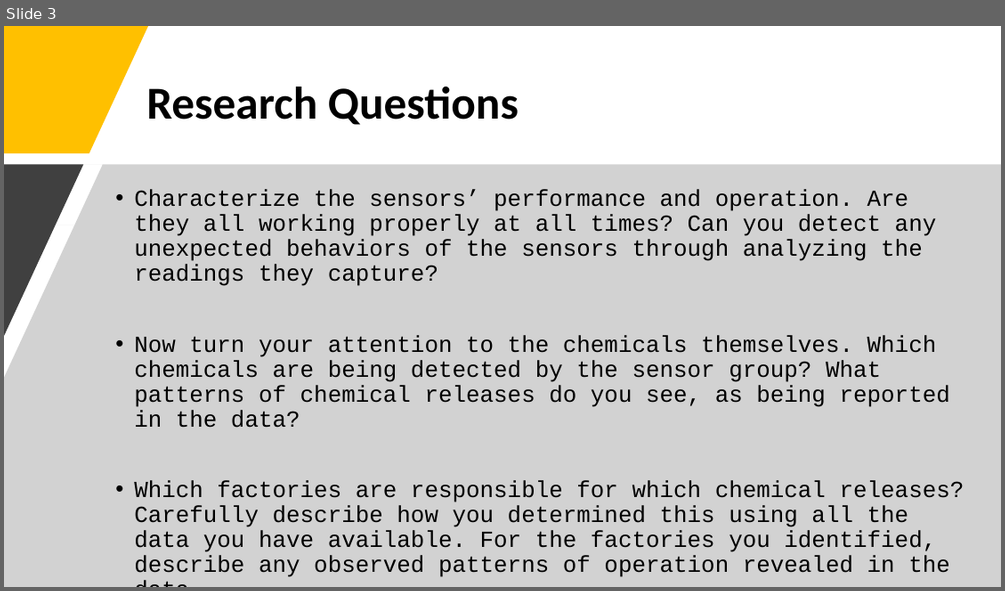
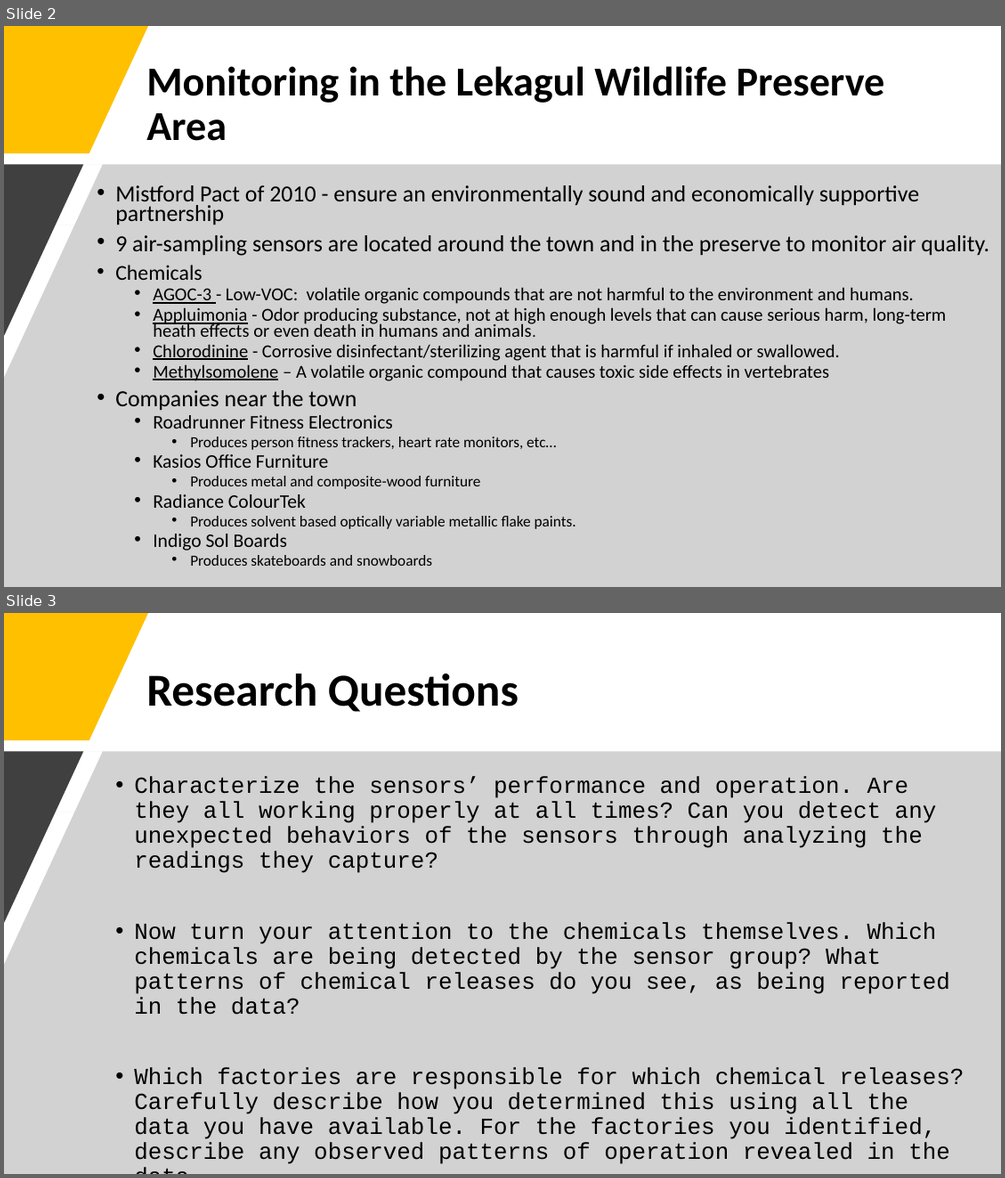
Before and after one commit to j-tice/capstone_final, a slide deck: Capstone Final Project Presentation.pptx. Shown one above the other, each under a label of ours: slide 3 before the commit, slides 2 and 3 after it. The pictures are 1005x591 and 1005x1178 pixels, drawn with LibreOffice and Linux fonts; fonts in the diff are those of the drawing. Boxes give left, top, right and bottom in pixels: in the first picture for what was removed or moved away, otherwise in the second. Text is boxed around its words. In the diff, an @@ line names an element or a change of style, - is before the commit and + after.

```diff
--- a/Capstone Final Project Presentation.pptx
+++ b/Capstone Final Project Presentation.pptx
@@ slide 2 added at [4, 26, 1001, 587], background #FFFFFF @@
@@ freeform shape added at [4, 26, 148, 153], fill #FFC000 @@
@@ title added at [146, 66, 885, 141], 39.6 pt, text #000000, bold @@
+Monitoring in the Lekagul Wildlife Preserve Area
@@ freeform shape added at [4, 164, 1001, 587], fill #A6A6A6 at 50% opacity @@
@@ freeform shape added at [4, 164, 83, 336], fill #404040 @@
@@ text added at [115, 185, 989, 565], 17.6 pt, text #000000 @@
+• Mistford Pact of 2010 - ensure an environmentally sound and economically supportive partnership
+• 9 air-sampling sensors are located around the town and in the preserve to monitor air quality.
+• Chemicals
+  • AGOC-3 - Low-VOC: volatile organic compounds that are not harmful to the environment and humans.
+  • Appluimonia - Odor producing substance, not at high enough levels that can cause serious harm, long-term heath effects or even death in humans and animals.
+  • Chlorodinine - Corrosive disinfectant/sterilizing agent that is harmful if inhaled or swallowed.
+  • Methylsomolene – A volatile organic compound that causes toxic side effects in vertebrates
+• Companies near the town
+  • Roadrunner Fitness Electronics
+    • Produces person fitness trackers, heart rate monitors, etc…
+  • Kasios Office Furniture
+    • Produces metal and composite-wood furniture
+  • Radiance ColourTek
+    • Produces solvent based optically variable metallic flake paints.
+  • Indigo Sol Boards
+    • Produces skateboards and snowboards
```
Also in this commit, not shown: 4 slides changed, 1 slide removed, 1 other file.
